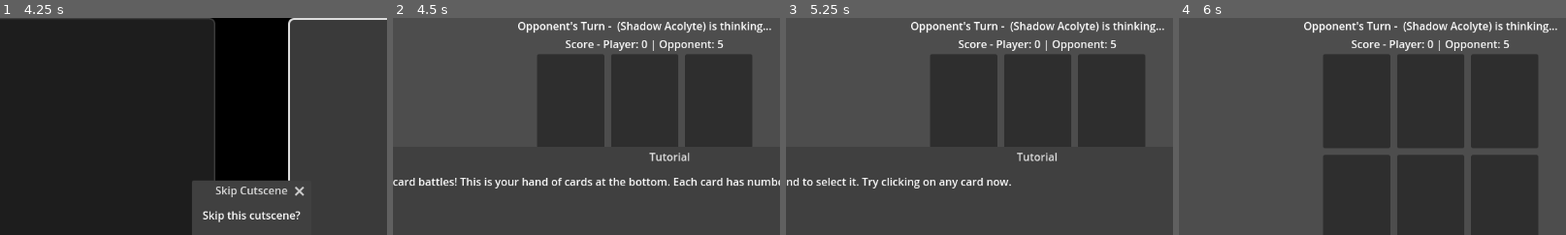
Above: before the commit, frames 1-4 (left to right).
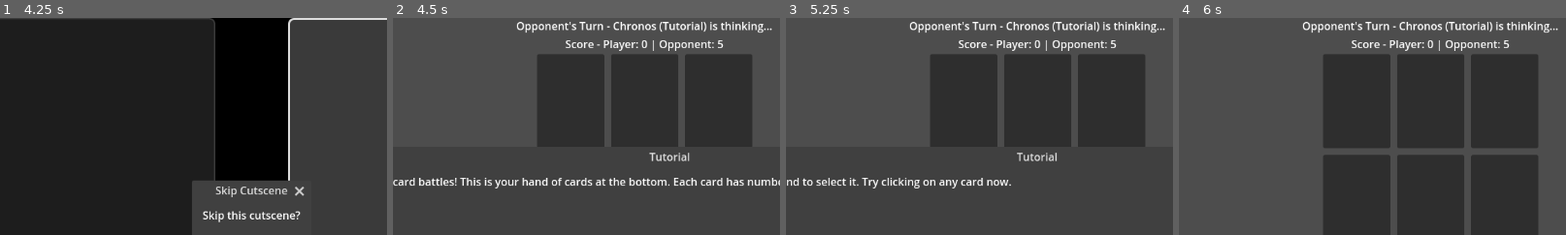
Above: after the commit, the same moments.

Repository: leslieharding/Mnemosyne
Game: Godot game, scene res://Scenes/MainMenu.tscn
Same seed, same stepped clock (60 frames per second), same inputs: the game is played once before the commit and once after it.
Inputs:
- Up to frame 1 (4.25 s): click "New Game" at 0.5 s; click "Skip" at 1.25 s; click "Skip" at 2 s; click "Continue" at 2.75 s; click "Continue" at 3.5 s
- Up to frame 2 (4.5 s): click "OK" at 4.25 s
- Up to frame 3 (5.25 s): click "Continue" at 5 s
- Up to frame 4 (6 s): click "Continue" at 5.75 s
The pictures show only the part of the screen within x 18-67%, y 0-50%; the shares and areas given below are measured in that part.

Frame 1 is identical in both runs. In frame 2, 1.5% of the frame differs, in the area x 31-98%, y 1-7%; in frame 3, 1.5%; in frame 4, 1.5%.

Commit message:
refactor attempted

Diff:
--- a/Scenes/ApolloGame.tscn
+++ b/Scenes/CardBattle.tscn
@@ -1,9 +1,9 @@
 [gd_scene load_steps=2 format=3 uid="uid://cynrsrhislb68"]
 
-[ext_resource type="Script" uid="uid://bu3s8gjaukbo6" path="res://Scripts/apollo_game.gd" id="1_qnpwp"]
+[ext_resource type="Script" uid="uid://bu3s8gjaukbo6" path="res://Scripts/card_battle_manager.gd" id="1_xcrvx"]
 
 [node name="ApolloGame" type="Node2D"]
-script = ExtResource("1_qnpwp")
+script = ExtResource("1_xcrvx")
 
 [node name="VBoxContainer" type="VBoxContainer" parent="."]
 anchors_preset = 15
--- a/Scripts/apollo_game.gd
+++ b/Scripts/card_battle_manager.gd
@@ -1,4 +1,4 @@
-# res://Scripts/apollo_game.gd
+# res://Scripts/card_battle_manager.gd
 extends Node2D
 
 # Player's deck (received from deck selection)
@@ -15,13 +15,15 @@
 var grid_card_data: Array = []  # Track the actual card data for each slot
 
 # Experience tracking
-var deck_card_indices: Array[int] = []  # Original indices in Apollo's collection
+var deck_card_indices: Array[int] = []  # Original indices in god's collection
 var exp_panel: ExpPanel  # Reference to experience panel
 var grid_to_collection_index: Dictionary = {}  # grid_index -> collection_index
 
 # Journal button reference
 var journal_button: JournalButton
 
+# Current god and game state
+var current_god: String = "Apollo"  # Default fallback
 
 # Player types for ownership tracking
 enum Owner {
@@ -87,7 +89,6 @@
 const FADE_OUT_DURATION: float = 0.4
 const GRACE_PERIOD_DURATION: float = 0.7
 
-
 # Tutorial mode variables
 var is_tutorial_mode: bool = false
 var tutorial_god: String = ""
@@ -95,9 +96,15 @@
 var tutorial_overlay: Control
 var tutorial_modal: AcceptDialog
 
-
-
 func _ready():
+	# Get the current god from scene parameters first
+	var params = get_scene_params()
+	current_god = params.get("god", "Apollo")
+	is_tutorial_mode = params.get("is_tutorial", false)
+	tutorial_god = params.get("god", "Apollo") if is_tutorial_mode else current_god
+
+	print("Battle scene starting with god: ", current_god, " (tutorial mode: ", is_tutorial_mode, ")")
+
 	# Initialize game managers
 	setup_managers()
 
@@ -115,13 +122,6 @@
 
 	# Set up notification system
 	setup_notification_manager()
-
-	# Get the selected deck from Apollo scene
-	var params = get_scene_params()
-
-	# Check for tutorial mode
-	is_tutorial_mode = params.get("is_tutorial", false)
-	tutorial_god = params.get("god", "Apollo") if is_tutorial_mode else "Apollo"
 
 	if is_tutorial_mode:
 		print("Starting tutorial mode with god: ", tutorial_god, " vs opponent: ", params.get("opponent", "Chronos"))
@@ -141,7 +141,6 @@
 
 	# Start the game
 	start_game()
-
 
 func setup_tutorial_ui():
 	# Create tutorial overlay container
@@ -165,7 +164,6 @@
 
 	print("Tutorial UI setup complete")
 
-
 func setup_notification_manager():
 	if not notification_manager:
 		# Create a CanvasLayer to ensure proper positioning
@@ -184,7 +182,6 @@
 		)
 
 		print("NotificationManager created and positioned at: ", notification_manager.position)
-
 
 # Set up the boss prediction tracker
 func setup_boss_prediction_tracker():
@@ -213,7 +210,6 @@
 		print("Card info panel fade system initialized")
 
 func setup_journal_button():
-
 	if is_tutorial_mode:
 		# Don't show journal button in tutorial
 		print("Tutorial mode: Skipping journal button setup")
@@ -233,8 +229,7 @@
 		journal_button.position = Vector2(20, get_viewport().get_visible_rect().size.y - 80)
 		journal_button.size = Vector2(60, 60)
 
-		print("Apollo Game: Journal button added with CanvasLayer")
-
+		print("Battle Scene: Journal button added with CanvasLayer")
 
 # Set up the game managers
 func setup_managers():
@@ -260,7 +255,6 @@
 
 	# Set up opponent based on map node data
 	setup_opponent_from_params()
-
 
 # Set up opponent based on parameters from map
 func setup_opponent_from_params():
@@ -293,7 +287,6 @@
 		else:
 			print("No enemy data found, using default Shadow Acolyte")
 			opponent_manager.setup_opponent("Shadow Acolyte", 0)
-
 
 func setup_chronos_opponent():
 	print("Setting up Chronos as tutorial opponent")
@@ -334,7 +327,6 @@
 		else:
 			print("ERROR: Even fallback enemy has no cards!")
 
-
 func _on_card_hovered(card_data: CardResource):
 	if not card_data:
 		return
@@ -450,8 +442,6 @@
 		PanelState.GRACE_PERIOD: return "GRACE_PERIOD"
 		PanelState.FADING_OUT: return "FADING_OUT"
 		_: return "UNKNOWN"
-
-
 
 func start_game():
 	if is_tutorial_mode:
@@ -465,7 +455,6 @@
 		game_status_label.text = "Flipping coin to determine who goes first..."
 		disable_player_input()
 		turn_manager.start_game()
-
 
 func show_tutorial_step(step: int):
 	tutorial_step = step
@@ -505,7 +494,6 @@
 			pass
 		_:
 			pass
-
 
 # Handle coin flip result
 func _on_coin_flip_result(player_goes_first: bool):
@@ -611,8 +599,6 @@
 
 	print("Boss prediction for turn ", current_turn, ": Card ", current_boss_prediction.get("card", -1), " at position ", current_boss_prediction.get("position", -1))
 
-
-
 # Calculate and return current scores (Triple Triad style)
 func get_current_scores() -> Dictionary:
 	# Count cards owned on the board
@@ -690,15 +676,13 @@
 	# Let opponent make their move
 	opponent_manager.take_turn(available_slots)
 
-# Add this helper method to apollo_game.gd to set card ownership
+# Add this helper method to set card ownership
 func set_card_ownership(grid_index: int, new_owner: Owner):
 	if grid_index >= 0 and grid_index < grid_ownership.size():
 		grid_ownership[grid_index] = new_owner
 		print("Card at slot ", grid_index, " ownership changed to ", "Player" if new_owner == Owner.PLAYER else "Opponent")
 
-# This replaces the existing resolve_combat function in apollo_game.gd (around lines 210-280)
-# This replaces the existing resolve_combat function in apollo_game.gd (around lines 210-280)
-
+# This replaces the existing resolve_combat function
 func resolve_combat(grid_index: int, attacking_owner: Owner, attacking_card: CardResource):
 	print("Resolving combat for card at slot ", grid_index)
 
@@ -1008,7 +992,6 @@
 	return available_slots == 0 or (player_deck.is_empty() and not opponent_manager.has_cards())
 
 func end_game():
-
 	# Tutorial ending - different flow
 	if is_tutorial_mode:
 		game_status_label.text = "Tutorial Complete!"
@@ -1061,7 +1044,7 @@
 		# Pass data to summary screen
 		var params = get_scene_params()
 		get_tree().set_meta("scene_params", {
-			"god": params.get("god", "Apollo"),
+			"god": params.get("god", current_god),
 			"deck_index": params.get("deck_index", 0),
 			"victory": false
 		})
@@ -1091,9 +1074,6 @@
 	else:
 		# Fallback if cutscene manager isn't available
 		get_tree().change_scene_to_file("res://Scenes/GameModeSelect.tscn")
-
-
-
 
 # Return to the map after completing an encounter
 func return_to_map():
@@ -1102,7 +1082,7 @@
 	if params.has("map_data"):
 		# Pass the updated map data back to the map scene
 		get_tree().set_meta("scene_params", {
-			"god": params.get("god", "Apollo"),
+			"god": params.get("god", current_god),
 			"deck_index": params.get("deck_index", 0),
 			"map_data": params.get("map_data"),
 			"returning_from_battle": true
@@ -1363,56 +1343,53 @@
 	print("=== LOADING PLAYER DECK ===")
 	print("Tutorial mode: ", is_tutorial_mode)
 	print("Tutorial god: ", tutorial_god)
+	print("Current god: ", current_god)
 	print("Deck index: ", deck_index)
 
 	var collection_path: String
 	var collection: GodCardCollection
 
 	if is_tutorial_mode:
-		# Tutorial mode - use specified opponent
-		if tutorial_god == "Mnemosyne":
-			collection_path = "res://Resources/Collections/Mnemosyne.tres"
-			collection = load(collection_path)
-			if collection:
-				print("Mnemosyne collection loaded successfully")
-				print("Mnemosyne has ", collection.cards.size(), " cards")
-				print("Mnemosyne has ", collection.decks.size(), " deck definitions")
-
-				# Check if Mnemosyne has deck definitions
-				if collection.decks.size() > 0:
-					# Use the first deck definition
-					var deck_def = collection.decks[0]
-					player_deck = collection.get_deck(0)
-					deck_card_indices = deck_def.card_indices.duplicate()
-					print("Using deck definition: ", deck_def.deck_name)
-					print("Card indices: ", deck_card_indices)
+		# Tutorial mode - use tutorial god
+		collection_path = "res://Resources/Collections/" + tutorial_god + ".tres"
+		collection = load(collection_path)
+		if collection:
+			print(tutorial_god, " collection loaded successfully")
+			print(tutorial_god, " has ", collection.cards.size(), " cards")
+			print(tutorial_god, " has ", collection.decks.size(), " deck definitions")
+
+			# Check if the god has deck definitions
+			if collection.decks.size() > 0:
+				# Use the first deck definition for tutorial
+				var deck_def = collection.decks[0]
+				player_deck = collection.get_deck(0)
+				deck_card_indices = deck_def.card_indices.duplicate()
+				print("Using deck definition: ", deck_def.deck_name)
+				print("Card indices: ", deck_card_indices)
+			else:
+				# Fallback: use all available cards
+				player_deck = collection.cards.duplicate()
+				deck_card_indices = []
+				for i in range(player_deck.size()):
+					deck_card_indices.append(i)
+				print("No deck definitions found, using all cards")
+
+			print("Final player deck size: ", player_deck.size())
+
+			# Debug: Print card names
+			for i in range(player_deck.size()):
+				if player_deck[i]:
+					print("Player card ", i, ": ", player_deck[i].card_name)
 				else:
-					# Fallback: use all available cards
-					player_deck = collection.cards.duplicate()
-					deck_card_indices = []
-					for i in range(player_deck.size()):
-						deck_card_indices.append(i)
-					print("No deck definitions found, using all cards")
-
-				print("Final player deck size: ", player_deck.size())
-
-				# Debug: Print card names
-				for i in range(player_deck.size()):
-					if player_deck[i]:
-						print("Player card ", i, ": ", player_deck[i].card_name)
-					else:
-						print("Player card ", i, ": NULL")
-
-				display_player_hand()
-				return
-			else:
-				print("ERROR: Failed to load Mnemosyne collection from ", collection_path)
+					print("Player card ", i, ": NULL")
+
+			display_player_hand()
+			return
 		else:
-			collection_path = "res://Resources/Collections/Apollo.tres"  # Fallback
-			print("Using Apollo fallback for tutorial god: ", tutorial_god)
+			print("ERROR: Failed to load ", tutorial_god, " collection from ", collection_path)
 	else:
-		# Normal mode - load Apollo collection
-		collection_path = "res://Resources/Collections/Apollo.tres"
+		# Normal mode - load the specified god collection
+		collection_path = "res://Resources/Collections/" + current_god + ".tres"
 
 	print("Loading collection from: ", collection_path)
 	collection = load(collection_path)
@@ -1424,7 +1401,7 @@
 		player_deck = collection.get_deck(deck_index)
 
 		if is_tutorial_mode:
-			print("Loaded tutorial deck for ", tutorial_god, " with ", player_deck.size(), " cards")
+			print("Loaded tutorial deck for ", current_god, " with ", player_deck.size(), " cards")
 		else:
 			setup_experience_panel()
 
@@ -1451,7 +1428,6 @@
 	# Set up with current deck
 	exp_panel.setup_deck(player_deck, deck_card_indices)
 
-
 # Helper method to get card at a specific grid position
 func get_card_at_position(position: int) -> CardResource:
 	if position >= 0 and position < grid_card_data.size():
@@ -1468,11 +1444,10 @@
 func get_card_level(card_index: int) -> int:
 	if has_node("/root/GlobalProgressTrackerAutoload"):
 		var progress_tracker = get_node("/root/GlobalProgressTrackerAutoload")
-		var exp_data = progress_tracker.get_card_total_experience("Apollo", card_index)
+		var exp_data = progress_tracker.get_card_total_experience(current_god, card_index)
 		var total_exp = exp_data.get("capture_exp", 0) + exp_data.get("defense_exp", 0)
 		return ExperienceHelpers.calculate_level(total_exp)
 	return 0
-
 
 # Display player's hand of cards using manual positioning
 func display_player_hand():
@@ -1519,7 +1494,6 @@
 		# Connect hover signals for info panel
 		card_display.card_hovered.connect(_on_card_hovered)
 		card_display.card_unhovered.connect(_on_card_unhovered)
-
 
 # Handle card input events
 func _on_card_gui_input(event, card_display, card_index):
@@ -1609,8 +1583,6 @@
 		# Re-setup the card display with updated values
 		card_display.setup(card_data)
 		print("Updated card display for ", card_data.card_name, " with new values: ", card_data.values)
-
-
 
 # Place the selected card on the selected grid
 func place_card_on_grid():
@@ -1766,7 +1738,6 @@
 				if player_deck.size() <= 2:  # When they have 1 card left
 					show_tutorial_step(5)
 
-
 # Handle passive abilities when a card is placed
 func handle_passive_abilities_on_place(grid_position: int, card_data: CardResource, card_level: int):
 	# Check if this card has passive abilities
@@ -1858,9 +1829,6 @@
 				}
 				ability.execute(passive_context)
 
-
-
-
 # Remove a card from the player's hand after it's played
 func remove_card_from_hand(card_index: int):
 	# Check if the index is valid
@@ -1888,16 +1856,14 @@
 	var params = get_scene_params()
 
 	get_tree().set_meta("scene_params", {
-		"god": params.get("god", "Apollo"),
+		"god": params.get("god", current_god),
 		"deck_index": params.get("deck_index", 0),
 		"map_data": params.get("map_data"),
 		"current_node": params.get("current_node")
 	})
 	get_tree().change_scene_to_file("res://Scenes/RewardScreen.tscn")
 
-
-# Lines 650-680 of apollo_game.gd - Updated memory recording functions
-
+# Record memory functions - updated to use current god
 func record_enemy_encounter(victory: bool):
 	if not has_node("/root/MemoryJournalManagerAutoload"):
 		return
@@ -1925,14 +1891,14 @@
 	var memory_manager = get_node("/root/MemoryJournalManagerAutoload")
 	var params = get_scene_params()
 
-	var god_name = params.get("god", "Apollo")
+	var god_name = params.get("god", current_god)
 	var deck_index = params.get("deck_index", 0)
 
 	# Get deck name for tracking
-	var apollo_collection = load("res://Resources/Collections/Apollo.tres")
+	var god_collection = load("res://Resources/Collections/" + god_name + ".tres")
 	var deck_name = ""
-	if apollo_collection and deck_index < apollo_collection.decks.size():
-		deck_name = apollo_collection.decks[deck_index].deck_name
+	if god_collection and deck_index < god_collection.decks.size():
+		deck_name = god_collection.decks[deck_index].deck_name
 
 	# Record the god experience
 	memory_manager.record_god_experience(god_name, 1, deck_name)
--- a/Scripts/cutscene_manager.gd
+++ b/Scripts/cutscene_manager.gd
@@ -122,7 +122,7 @@
 			"god": "Mnemosyne",
 			"opponent": "Chronos"
 		})
-		get_tree().change_scene_to_file("res://Scenes/ApolloGame.tscn")
+		get_tree().change_scene_to_file("res://Scenes/CardBattle.tscn")
 		return
 	elif last_played == "opening_awakening":
 		print("Completed post-tutorial cutscene, going to god select")
--- a/Scripts/run_map.gd
+++ b/Scripts/run_map.gd
@@ -226,10 +226,10 @@
 	# For now, all nodes lead to battle - later we'll check node type
 	match map_node.node_type:
 		MapNode.NodeType.BATTLE, MapNode.NodeType.BOSS:
-			get_tree().change_scene_to_file("res://Scenes/ApolloGame.tscn")
+			get_tree().change_scene_to_file("res://Scenes/CardBattle.tscn")
 		_:
 			# Future: handle other node types
-			get_tree().change_scene_to_file("res://Scenes/ApolloGame.tscn")
+			get_tree().change_scene_to_file("res://Scenes/CardBattle.tscn")
 
 # Update the UI labels
 func update_ui():
Renamed: Scripts/apollo_game.gd.uid -> Scripts/card_battle_manager.gd.uid
